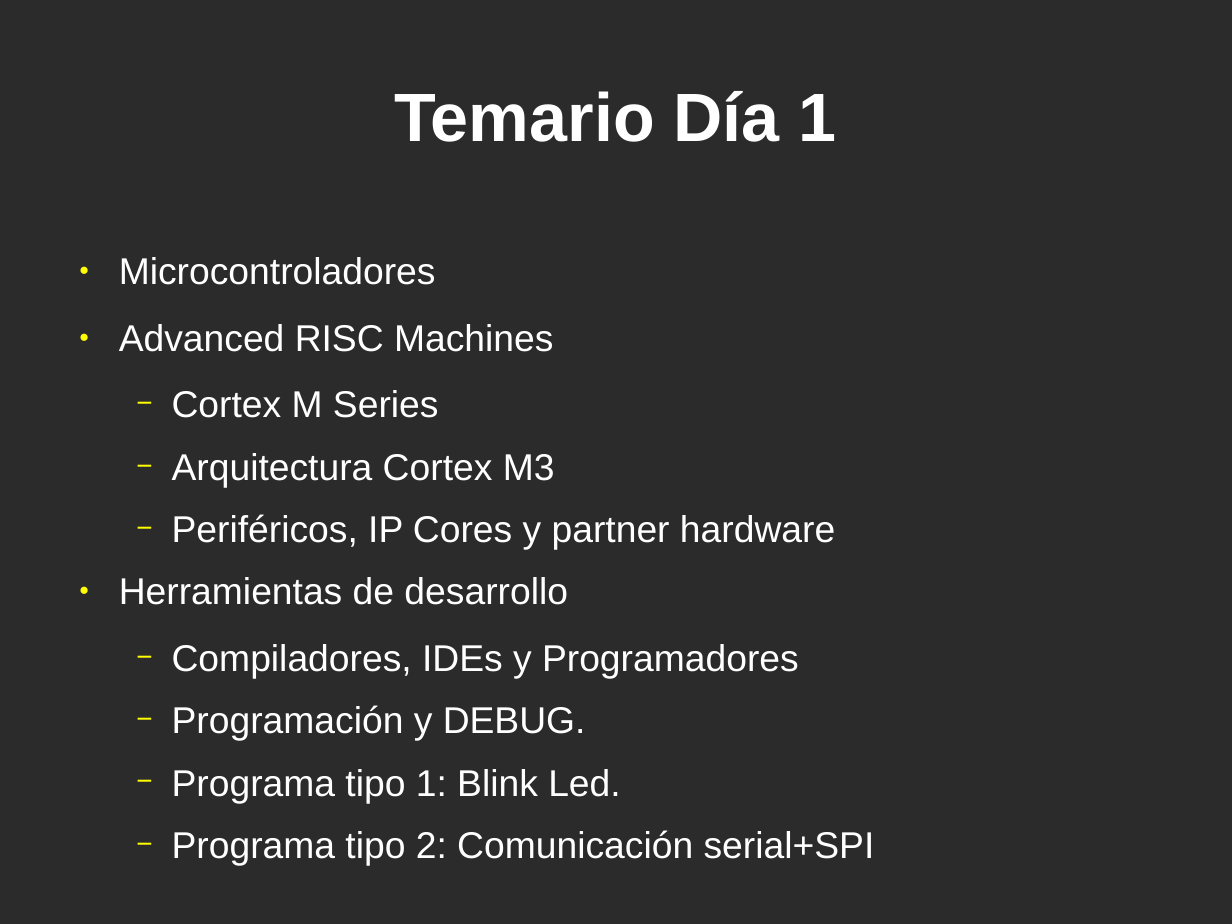
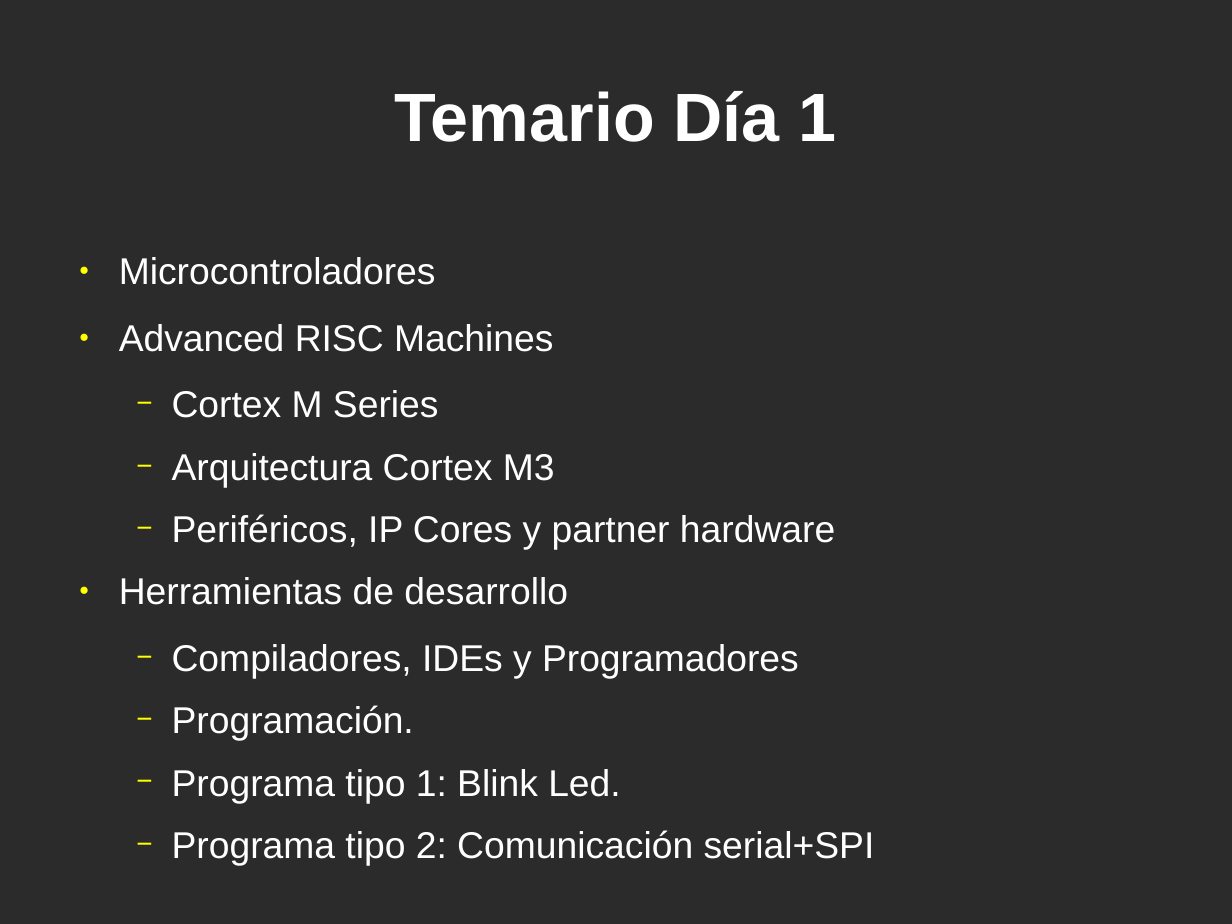
Before and after one commit to martinribelotta/curso_cm3_2011_docs, a slide deck: slide 2 of Curso Cortex M3 UTN.odp. Drawn at 1232x924 pixels with LibreOffice and Linux fonts; fonts in the diff are those of the drawing; background and template pictures are left out; a plain dark background stands for a picture behind light text. Boxes give left, top, right and bottom in pixels: in the first picture for what was removed or moved away, otherwise in the second. Text is boxed around its words. In the diff, an @@ line names an element or a change of style, - is before the commit and + after.

```diff
--- a/Curso Cortex M3 UTN.odp
+++ b/Curso Cortex M3 UTN.odp
@@ text at (x1=172, y1=705, x2=414, y2=741): text changed @@
-  − Programación y DEBUG.
+  − Programación.
```
Also in this commit, not shown: 3 other slides changed, 8 slides added, 1 other file.
